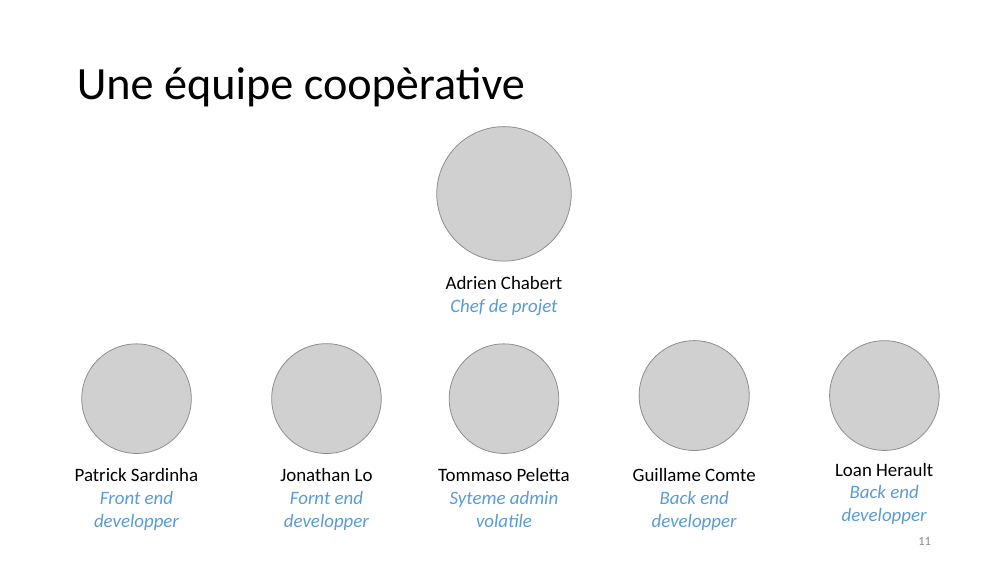
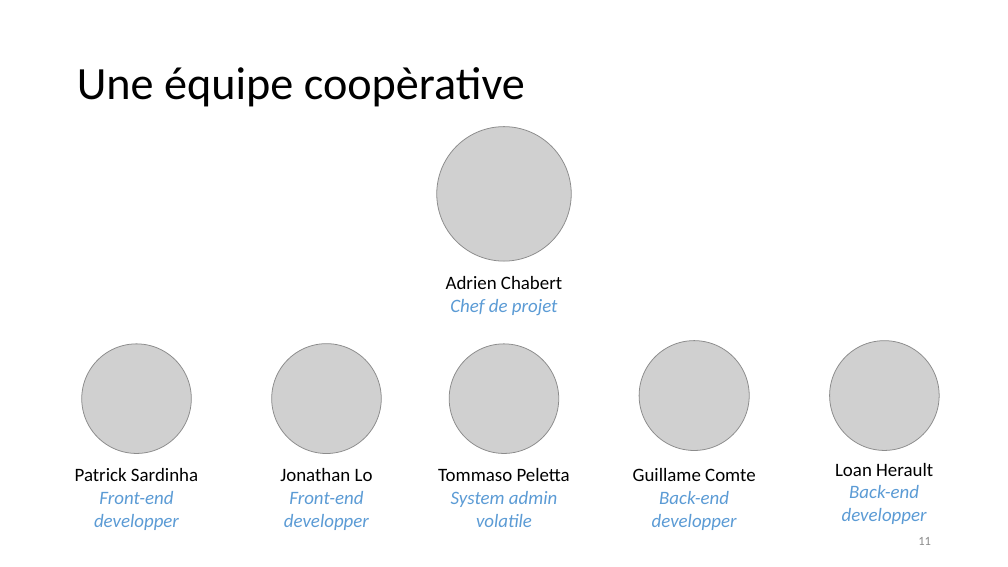
Before and after one commit to unige-pinfo-2019/PInfo1, a slide deck: slide 11 of Docs/UNIbay_DeskPitch.pptx. Drawn at 1008x567 pixels with LibreOffice and Linux fonts; fonts in the diff are those of the drawing; grey boxes stand for pictures. Boxes give left, top, right and bottom in pixels: in the first picture for what was removed or moved away, otherwise in the second. Text is boxed around its words. In the diff, an @@ line names an element or a change of style, - is before the commit and + after.

```diff
--- a/Docs/UNIbay_DeskPitch.pptx
+++ b/Docs/UNIbay_DeskPitch.pptx
@@ text at [94, 491, 179, 530]: text changed @@
-Front end developper
+Front-end developper
@@ text at [284, 491, 369, 530]: text changed @@
-Fornt end developper
+Front-end developper
@@ text at [451, 491, 557, 507]: text changed @@
-Syteme admin
+System admin
@@ text at [652, 491, 737, 530]: text changed @@
-Back end developper
+Back-end developper
@@ text at [842, 485, 927, 524]: text changed @@
-Back end developper
+Back-end developper
```
Also in this commit, not shown: 6 other slides changed.
